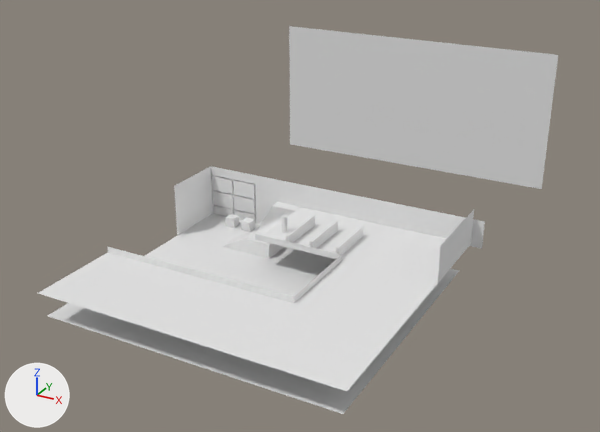
Renders of the Blender file Level Design/Masked.blend from each side of a commit.
Both versions are drawn from a 50 mm camera at (89.2, -127.0, 70.6) aimed at (4.7, 26.5, -6.1). The axes (+X, +Y, +Z) are drawn at lower left. The lights are the same throughout. The older version comes first.
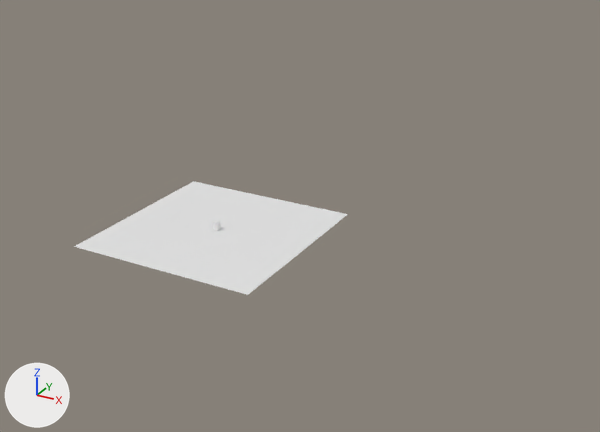
Pixel boxes (x1, y1, x2, y2) of what changed, in the pictures (600 x 432 px):
'Cube.001', deleted: before (39, 166, 485, 414)
'Plane', moved, rescaled, turned: before (289, 26, 558, 189); after (74, 181, 348, 295)
'Cube', shown: after (213, 220, 220, 231)

Diff of the bpy script that builds the scene:
```diff
--- a/Level Design/Masked.blend.py
+++ b/Level Design/Masked.blend.py
@@ ob_cube @@
 ob_cube.scale = (5.32, 6.31, 2.67)
-ob_cube.hide_set(True)
@@ ob_cube_001 @@
-ob_cube_001 = bpy.data.objects.new('Cube.001', me_cube_002)
-ob_cube_001.location = (0.0, 0.0, 2.7)
-ob_cube_001.scale = (5.32, 6.31, 2.67)
@@ ob_plane @@
 ob_plane = bpy.data.objects.new('Plane', me_plane)
-ob_plane.location = (0.0, 104.7, 0.0)
-ob_plane.rotation_euler = (1.571, 0.0, 0.0)  # degrees (90, 0, 0)
-ob_plane.scale = (42.1, 19.7, 19.7)
+ob_plane.location = (0.0, 0.0, 0.0)
+ob_plane.scale = (20.0, 20.0, 20.0)
```
